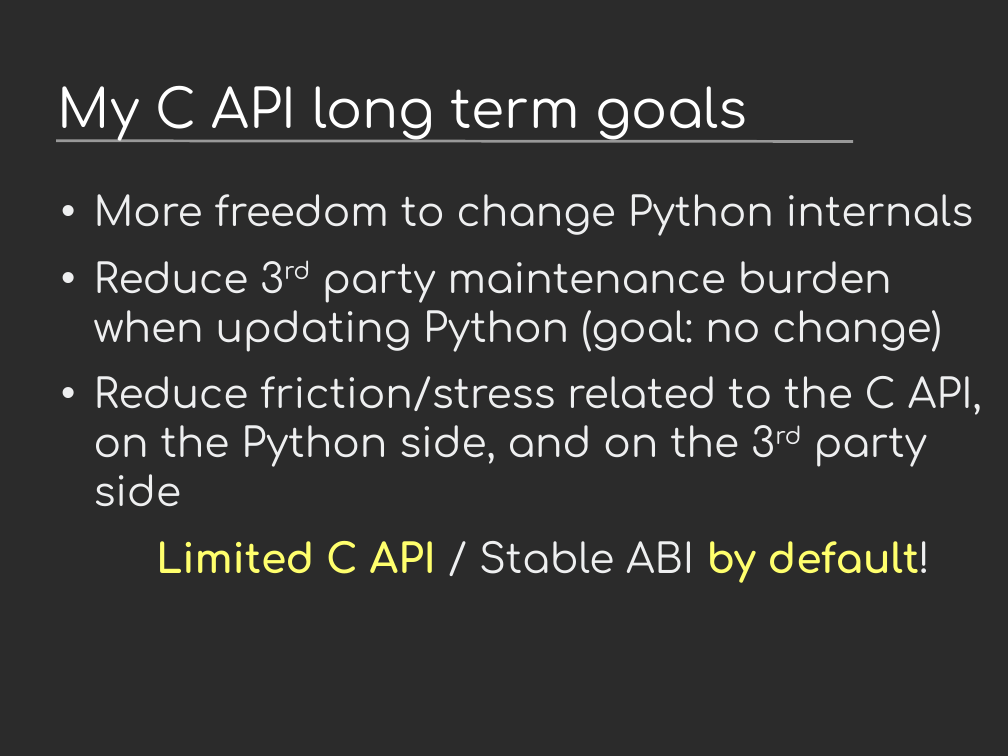
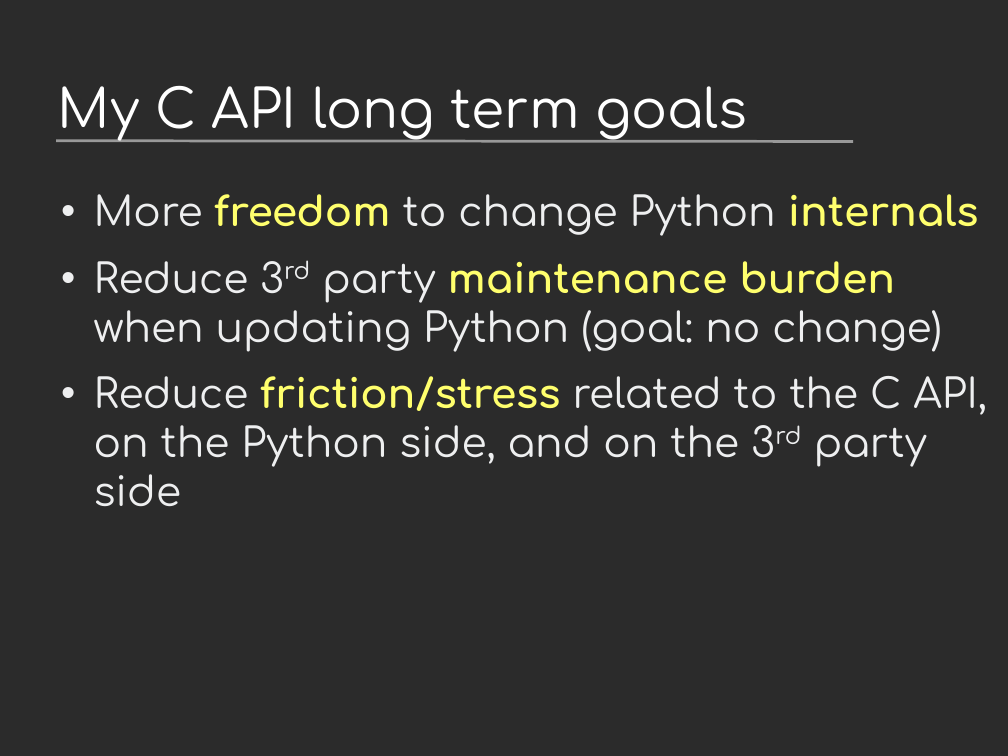
Before and after one commit to vstinner/talks, a slide deck: slide 2 of 2024-PyconUS-LangSummit/c-api.odp. Drawn at 1008x756 pixels with LibreOffice and Linux fonts; fonts in the diff are those of the drawing; background and template pictures are left out; a plain dark background stands for a picture behind light text. Boxes give left, top, right and bottom in pixels: in the first picture for what was removed or moved away, otherwise in the second. Text is boxed around its words. In the diff, an @@ line names an element or a change of style, - is before the commit and + after.

```diff
--- a/2024-PyconUS-LangSummit/c-api.odp
+++ b/2024-PyconUS-LangSummit/c-api.odp
@@ text "More freedom to change Python ..." at box(94, 194, 987, 506): text colour #EEEFF0 to #FFFF6D, bold on in "freedom internals", "maintenance burden", "friction/stress" @@
@@ text at box(156, 541, 931, 582): paragraph removed @@
-Limited C API / Stable ABI by default!
```
Also in this commit, not shown: 11 other slides changed, 4 slides added, 1 other file.
